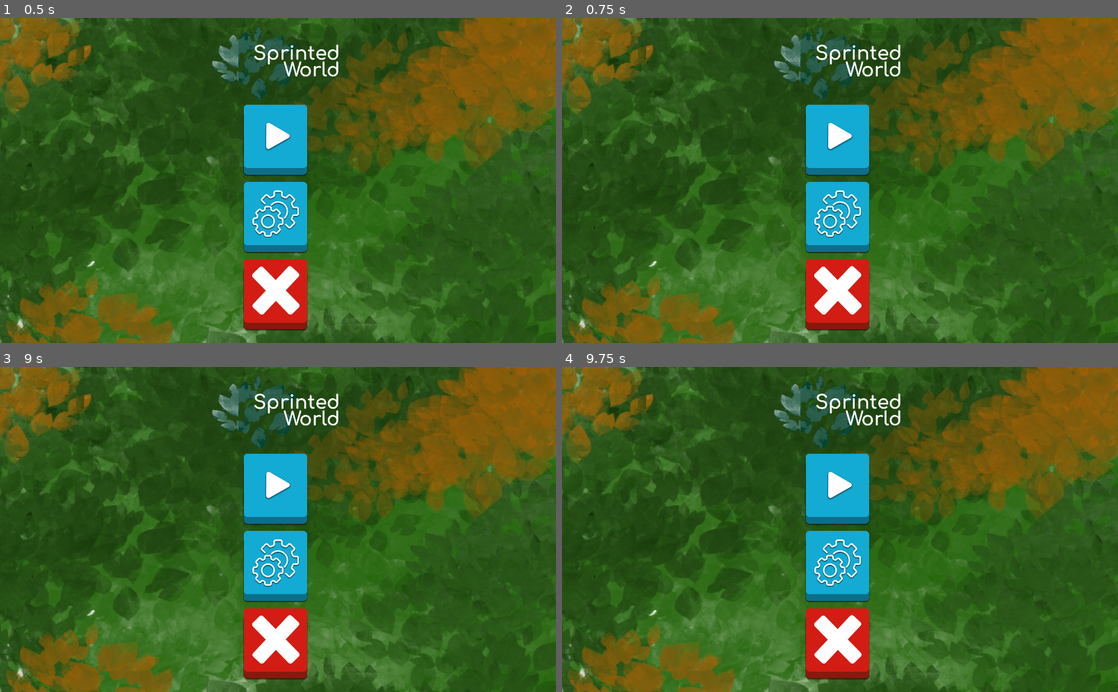
Above: before the commit, frames 1-4 (two rows, left to right).
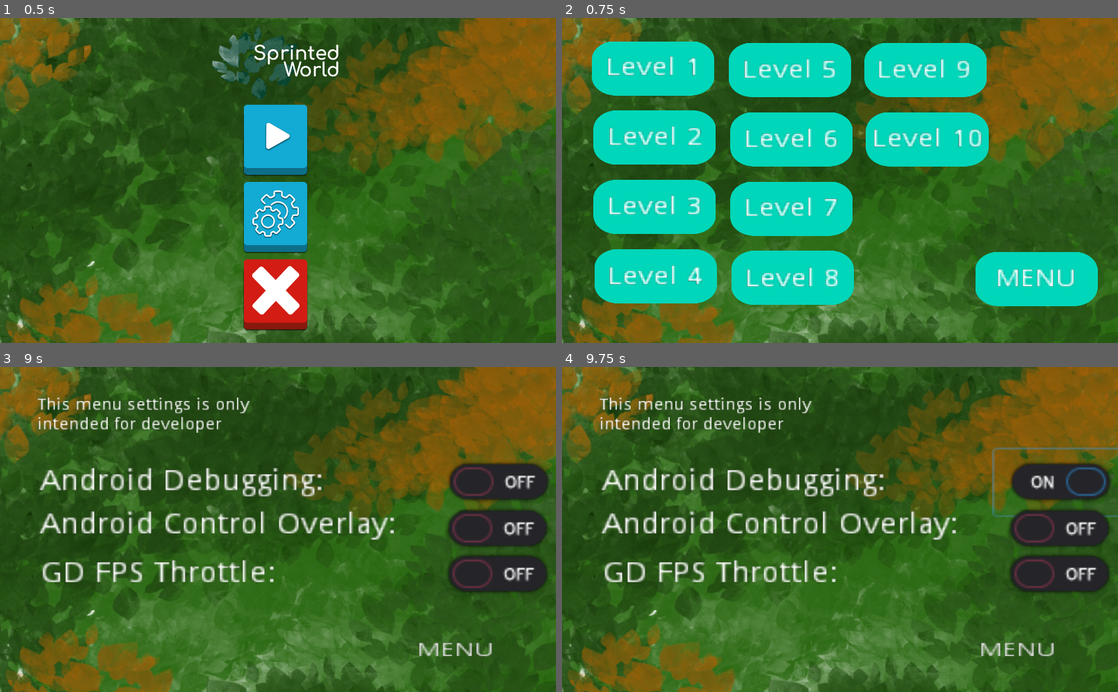
Above: after the commit, the same moments.

Repository: vector-on-github/sprinted-world-game
Game: Godot game, scene res://main_menu/Main Menu.tscn
The game is run twice, just before and just after one commit, with the same random seed, the same clock (stepped at 60 frames per second) and the same inputs.
Inputs (mouse positions are in pixels of both pictures, inside the frame that each line leads up to):
- Up to frame 1 (0.5 s): no input
- Up to frame 2 (0.75 s): click (840, 141) at 0.5 s
- Up to frame 3 (9 s): click (94, 487) at 1.25 s, where only the run after the commit has a clickable "Level 2"; click (94, 555) at 2 s, where only the run after the commit has a clickable "Level 3"; click (94, 627) at 2.75 s, where only the run after the commit has a clickable "Level 4"; click (227, 419) at 3.5 s, where only the run after the commit has a clickable "Level 5"; click (227, 487) at 4.25 s, where only the run after the commit has a clickable "Level 6"; click (227, 558) at 5 s, where only the run after the commit has a clickable "Level 7"; click (227, 627) at 5.75 s, where only the run after the commit has a clickable "Level 8"; click (361, 419) at 6.5 s, where only the run after the commit has a clickable "Level 9"; click (366, 487) at 7.25 s, where only the run after the commit has a clickable "Level 10"; click (472, 627) at 8 s, where only the run after the commit has a clickable "MENU"; click (278, 565) at 8.75 s
- Up to frame 4 (9.75 s): click (1062, 484) at 9.52 s

Frame 1 is identical in both runs. In frame 2, 42% of the frame differs, in the area x 5-97%, y 2-97%; in frame 3, 20%; in frame 4, 20%.

Commit message:
Added Level Menu, settings for dev, exit is functional.

Diff:
--- /dev/null
+++ b/GAME/global_settings.gd
@@ -0,0 +1,5 @@
+extends Node
+
+export var soundsOn = false
+func _ready():
+	pass
--- /dev/null
+++ b/GAME/levels/Levels.gd
@@ -0,0 +1,22 @@
+extends Control
+
+
+# Declare member variables here. Examples:
+# var a = 2
+# var b = "text"
+
+
+# Called when the node enters the scene tree for the first time.
+func _ready():
+	pass # Replace with function body.
+
+
+# Called every frame. 'delta' is the elapsed time since the previous frame.
+#func _process(delta):
+#	pass
+
+
+func _on_backbtn_pressed():
+	get_tree().change_scene("res://main_menu/Main Menu.tscn")
+
+	pass # Replace with function body.
--- /dev/null
+++ b/GAME/levels/Levels.tscn
@@ -0,0 +1,331 @@
+[gd_scene load_steps=4 format=2]
+
+[ext_resource path="res://assets/background_main_menu.png" type="Texture" id=1]
+[ext_resource path="res://assets/Button-level/levelbuttonhd.png" type="Texture" id=2]
+[ext_resource path="res://levels/Levels.gd" type="Script" id=3]
+
+[node name="Levels" type="Control"]
+anchor_right = 1.0
+anchor_bottom = 1.0
+script = ExtResource( 3 )
+__meta__ = {
+"_edit_use_anchors_": true
+}
+
+[node name="TextureRect" type="TextureRect" parent="."]
+anchor_right = 1.0
+anchor_bottom = 1.0
+texture = ExtResource( 1 )
+__meta__ = {
+"_edit_use_anchors_": true
+}
+
+[node name="level_one" type="TextureButton" parent="."]
+margin_left = 55.3778
+margin_top = 43.0205
+margin_right = 405.378
+margin_bottom = 243.021
+rect_scale = Vector2( 0.644, 0.5 )
+texture_normal = ExtResource( 2 )
+texture_pressed = ExtResource( 2 )
+__meta__ = {
+"_edit_group_": true,
+"_edit_use_anchors_": false
+}
+
+[node name="Label" type="Label" parent="level_one"]
+anchor_left = 0.5
+anchor_top = 0.5
+anchor_right = 0.5
+anchor_bottom = 0.5
+margin_left = -134.855
+margin_top = -44.606
+margin_right = -87.8555
+margin_bottom = -30.606
+rect_scale = Vector2( 5.905, 6.426 )
+text = "Level 1"
+__meta__ = {
+"_edit_use_anchors_": false
+}
+
+[node name="level_two" type="TextureButton" parent="."]
+margin_left = 57.7145
+margin_top = 171.021
+margin_right = 407.715
+margin_bottom = 371.021
+rect_scale = Vector2( 0.644, 0.5 )
+texture_normal = ExtResource( 2 )
+texture_pressed = ExtResource( 2 )
+__meta__ = {
+"_edit_group_": true,
+"_edit_use_anchors_": false
+}
+
+[node name="Label" type="Label" parent="level_two"]
+anchor_left = 0.5
+anchor_top = 0.5
+anchor_right = 0.5
+anchor_bottom = 0.5
+margin_left = -134.931
+margin_top = -42.6064
+margin_right = -87.931
+margin_bottom = -28.6064
+rect_scale = Vector2( 5.905, 6.426 )
+text = "Level 2"
+__meta__ = {
+"_edit_use_anchors_": false
+}
+
+[node name="level_three" type="TextureButton" parent="."]
+margin_left = 57.939
+margin_top = 299.021
+margin_right = 407.939
+margin_bottom = 499.021
+rect_scale = Vector2( 0.644, 0.5 )
+texture_normal = ExtResource( 2 )
+texture_pressed = ExtResource( 2 )
+__meta__ = {
+"_edit_group_": true,
+"_edit_use_anchors_": false
+}
+
+[node name="Label" type="Label" parent="level_three"]
+anchor_left = 0.5
+anchor_top = 0.5
+anchor_right = 0.5
+anchor_bottom = 0.5
+margin_left = -136.447
+margin_top = -43.0
+margin_right = -89.4472
+margin_bottom = -29.0
+rect_scale = Vector2( 5.905, 6.426 )
+text = "Level 3"
+__meta__ = {
+"_edit_use_anchors_": false
+}
+
+[node name="level_four" type="TextureButton" parent="."]
+margin_left = 59.8268
+margin_top = 427.245
+margin_right = 409.827
+margin_bottom = 627.245
+rect_scale = Vector2( 0.644, 0.5 )
+texture_normal = ExtResource( 2 )
+texture_pressed = ExtResource( 2 )
+__meta__ = {
+"_edit_group_": true,
+"_edit_use_anchors_": false
+}
+
+[node name="Label" type="Label" parent="level_four"]
+anchor_left = 0.5
+anchor_top = 0.5
+anchor_right = 0.5
+anchor_bottom = 0.5
+margin_left = -138.037
+margin_top = -40.6064
+margin_right = -91.0366
+margin_bottom = -26.6064
+rect_scale = Vector2( 5.905, 6.426 )
+text = "Level 4"
+__meta__ = {
+"_edit_use_anchors_": false
+}
+
+[node name="level_five" type="TextureButton" parent="."]
+margin_left = 307.362
+margin_top = 45.5403
+margin_right = 657.362
+margin_bottom = 245.54
+rect_scale = Vector2( 0.644, 0.5 )
+texture_normal = ExtResource( 2 )
+texture_pressed = ExtResource( 2 )
+__meta__ = {
+"_edit_group_": true,
+"_edit_use_anchors_": false
+}
+
+[node name="Label" type="Label" parent="level_five"]
+anchor_left = 0.5
+anchor_top = 0.5
+anchor_right = 0.5
+anchor_bottom = 0.5
+margin_left = -136.408
+margin_top = -40.606
+margin_right = -89.4082
+margin_bottom = -26.606
+rect_scale = Vector2( 5.905, 6.426 )
+text = "Level 5"
+__meta__ = {
+"_edit_use_anchors_": false
+}
+
+[node name="level_six" type="TextureButton" parent="."]
+margin_left = 309.699
+margin_top = 173.54
+margin_right = 659.699
+margin_bottom = 373.54
+rect_scale = Vector2( 0.644, 0.5 )
+texture_normal = ExtResource( 2 )
+texture_pressed = ExtResource( 2 )
+__meta__ = {
+"_edit_group_": true,
+"_edit_use_anchors_": false
+}
+
+[node name="Label" type="Label" parent="level_six"]
+anchor_left = 0.5
+anchor_top = 0.5
+anchor_right = 0.5
+anchor_bottom = 0.5
+margin_left = -136.484
+margin_top = -40.6064
+margin_right = -89.4838
+margin_bottom = -26.6064
+rect_scale = Vector2( 5.905, 6.426 )
+text = "Level 6"
+__meta__ = {
+"_edit_use_anchors_": false
+}
+
+[node name="level_seven" type="TextureButton" parent="."]
+margin_left = 309.923
+margin_top = 301.54
+margin_right = 659.923
+margin_bottom = 501.54
+rect_scale = Vector2( 0.644, 0.5 )
+texture_normal = ExtResource( 2 )
+texture_pressed = ExtResource( 2 )
+__meta__ = {
+"_edit_group_": true,
+"_edit_use_anchors_": false
+}
+
+[node name="Label" type="Label" parent="level_seven"]
+anchor_left = 0.5
+anchor_top = 0.5
+anchor_right = 0.5
+anchor_bottom = 0.5
+margin_left = -136.447
+margin_top = -43.0
+margin_right = -89.4472
+margin_bottom = -29.0
+rect_scale = Vector2( 5.905, 6.426 )
+text = "Level 7"
+__meta__ = {
+"_edit_use_anchors_": false
+}
+
+[node name="level_eight" type="TextureButton" parent="."]
+margin_left = 311.811
+margin_top = 429.765
+margin_right = 661.811
+margin_bottom = 629.765
+rect_scale = Vector2( 0.644, 0.5 )
+texture_normal = ExtResource( 2 )
+texture_pressed = ExtResource( 2 )
+__meta__ = {
+"_edit_group_": true,
+"_edit_use_anchors_": false
+}
+
+[node name="Label" type="Label" parent="level_eight"]
+anchor_left = 0.5
+anchor_top = 0.5
+anchor_right = 0.5
+anchor_bottom = 0.5
+margin_left = -136.484
+margin_top = -38.6064
+margin_right = -89.4838
+margin_bottom = -24.6064
+rect_scale = Vector2( 5.905, 6.426 )
+text = "Level 8"
+__meta__ = {
+"_edit_use_anchors_": false
+}
+
+[node name="level_nine" type="TextureButton" parent="."]
+margin_left = 557.362
+margin_top = 45.5403
+margin_right = 907.362
+margin_bottom = 245.54
+rect_scale = Vector2( 0.644, 0.5 )
+texture_normal = ExtResource( 2 )
+texture_pressed = ExtResource( 2 )
+__meta__ = {
+"_edit_group_": true,
+"_edit_use_anchors_": false
+}
+
+[node name="Label" type="Label" parent="level_nine"]
+anchor_left = 0.5
+anchor_top = 0.5
+anchor_right = 0.5
+anchor_bottom = 0.5
+margin_left = -139.514
+margin_top = -40.606
+margin_right = -92.5139
+margin_bottom = -26.606
+rect_scale = Vector2( 5.905, 6.426 )
+text = "Level 9"
+__meta__ = {
+"_edit_use_anchors_": false
+}
+
+[node name="level_ten" type="TextureButton" parent="."]
+margin_left = 559.699
+margin_top = 173.54
+margin_right = 909.699
+margin_bottom = 373.54
+rect_scale = Vector2( 0.644, 0.5 )
+texture_normal = ExtResource( 2 )
+texture_pressed = ExtResource( 2 )
+__meta__ = {
+"_edit_group_": true,
+"_edit_use_anchors_": false
+}
+
+[node name="Label" type="Label" parent="level_ten"]
+anchor_left = 0.5
+anchor_top = 0.5
+anchor_right = 0.5
+anchor_bottom = 0.5
+margin_left = -158.223
+margin_top = -42.6064
+margin_right = -104.223
+margin_bottom = -28.6064
+rect_scale = Vector2( 5.905, 6.426 )
+text = "Level 10"
+__meta__ = {
+"_edit_use_anchors_": false
+}
+
+[node name="backbtn" type="TextureButton" parent="."]
+margin_left = 760.997
+margin_top = 432.049
+margin_right = 1111.0
+margin_bottom = 632.049
+rect_scale = Vector2( 0.644, 0.5 )
+texture_normal = ExtResource( 2 )
+texture_pressed = ExtResource( 2 )
+__meta__ = {
+"_edit_group_": true,
+"_edit_use_anchors_": false
+}
+
+[node name="Label" type="Label" parent="backbtn"]
+anchor_left = 0.5
+anchor_top = 0.5
+anchor_right = 0.5
+anchor_bottom = 0.5
+margin_left = -158.223
+margin_top = -42.6064
+margin_right = -104.223
+margin_bottom = -28.6064
+rect_scale = Vector2( 5.905, 6.426 )
+text = "MENU"
+align = 1
+__meta__ = {
+"_edit_use_anchors_": false
+}
+[connection signal="pressed" from="backbtn" to="." method="_on_backbtn_pressed"]
--- /dev/null
+++ b/GAME/main_menu/Main Menu.gd
@@ -0,0 +1,31 @@
+extends Control
+
+# Declare member variables here. Examples:
+# var a = 2
+# var b = "text"
+
+# Called when the node enters the scene tree for the first time.
+func _ready():
+	var sound = get_node("AudioStreamPlayer")
+	sound.playing = true
+
+	pass # Replace with function body.
+
+
+# Called every frame. 'delta' is the elapsed time since the previous frame.
+#func _process(delta):
+#	pass
+
+
+func _on_playbtn_pressed():
+	get_tree().change_scene("res://levels/Levels.tscn") # Replace with function body.
+
+
+func _on_settingsbtn_pressed():
+	get_tree().change_scene("res://settings/Settings.tscn")
+	pass # Replace with function body.
+
+
+func _on_exitbtn_pressed():
+	get_tree().quit()
+	pass # Replace with function body.
--- a/GAME/main_menu/Main Menu.tscn
+++ b/GAME/main_menu/Main Menu.tscn
@@ -8,10 +8,13 @@
 [ext_resource path="res://assets/Button-exit/button-exit-pressed.png" type="Texture" id=6]
 [ext_resource path="res://assets/game logo.png" type="Texture" id=7]
 [ext_resource path="res://assets/background_main_menu.png" type="Texture" id=8]
+[ext_resource path="res://assets/mainmenu.ogg" type="AudioStream" id=9]
+[ext_resource path="res://main_menu/Main Menu.gd" type="Script" id=10]
 
 [node name="Main Menu" type="Control"]
 anchor_right = 1.0
 anchor_bottom = 1.0
+script = ExtResource( 10 )
 __meta__ = {
 "_edit_use_anchors_": false
 }
@@ -92,3 +95,10 @@
 margin_bottom = 200.0
 texture_normal = ExtResource( 2 )
 texture_pressed = ExtResource( 6 )
+
+[node name="AudioStreamPlayer" type="AudioStreamPlayer" parent="."]
+stream = ExtResource( 9 )
+volume_db = -21.444
+[connection signal="pressed" from="MarginContainer/CenterContainer/VBoxContainer/play_center_container/playbtn" to="." method="_on_playbtn_pressed"]
+[connection signal="pressed" from="MarginContainer/CenterContainer/VBoxContainer/settings_center_container/settingsbtn" to="." method="_on_settingsbtn_pressed"]
+[connection signal="pressed" from="MarginContainer/CenterContainer/VBoxContainer/exit_center_container/exitbtn" to="." method="_on_exitbtn_pressed"]
--- a/GAME/project.godot
+++ b/GAME/project.godot
@@ -19,6 +19,10 @@
 run/main_scene="res://main_menu/Main Menu.tscn"
 config/icon="res://icon.png"
 
+[autoload]
+
+GlobalSettings="*res://global_settings.gd"
+
 [display]
 
 window/stretch/mode="2d"
@@ -26,5 +30,6 @@
 
 [rendering]
 
+quality/voxel_cone_tracing/high_quality=true
 environment/default_clear_color=Color( 0.0784314, 0.0431373, 0.137255, 1 )
 environment/default_environment="res://default_env.tres"
--- /dev/null
+++ b/GAME/settings/Settings.gd
@@ -0,0 +1,21 @@
+extends Control
+
+
+# Declare member variables here. Examples:
+# var a = 2
+# var b = "text"
+
+
+# Called when the node enters the scene tree for the first time.
+func _ready():
+	pass # Replace with function body.
+
+
+# Called every frame. 'delta' is the elapsed time since the previous frame.
+#func _process(delta):
+#	pass
+
+
+func _on_Button_pressed():
+	get_tree().change_scene("res://main_menu/Main Menu.tscn")
+	pass # Replace with function body.
--- /dev/null
+++ b/GAME/settings/Settings.tscn
@@ -0,0 +1,109 @@
+[gd_scene load_steps=3 format=2]
+
+[ext_resource path="res://assets/background_main_menu.png" type="Texture" id=1]
+[ext_resource path="res://settings/Settings.gd" type="Script" id=2]
+
+[node name="Settings" type="Control"]
+anchor_right = 1.0
+anchor_bottom = 1.0
+script = ExtResource( 2 )
+__meta__ = {
+"_edit_use_anchors_": true
+}
+
+[node name="TextureRect" type="TextureRect" parent="."]
+margin_right = 1080.0
+margin_bottom = 720.0
+texture = ExtResource( 1 )
+__meta__ = {
+"_edit_use_anchors_": false
+}
+
+[node name="Label2" type="Label" parent="."]
+margin_left = 69.0
+margin_top = 56.0
+margin_right = 283.0
+margin_bottom = 87.0
+rect_scale = Vector2( 2.322, 2.125 )
+text = "This menu settings is only intended for developer"
+autowrap = true
+__meta__ = {
+"_edit_use_anchors_": false
+}
+
+[node name="CheckButton" type="CheckButton" parent="."]
+margin_left = 796.124
+margin_top = 151.964
+margin_right = 872.124
+margin_bottom = 191.964
+rect_scale = Vector2( 3.313, 3.06 )
+__meta__ = {
+"_edit_use_anchors_": false
+}
+
+[node name="CheckButton2" type="CheckButton" parent="."]
+margin_left = 793.746
+margin_top = 237.587
+margin_right = 869.746
+margin_bottom = 277.587
+rect_scale = Vector2( 3.313, 3.06 )
+__meta__ = {
+"_edit_use_anchors_": false
+}
+
+[node name="CheckButton3" type="CheckButton" parent="."]
+margin_left = 793.746
+margin_top = 321.587
+margin_right = 869.746
+margin_bottom = 361.587
+rect_scale = Vector2( 3.313, 3.06 )
+__meta__ = {
+"_edit_use_anchors_": false
+}
+
+[node name="Label" type="Label" parent="."]
+margin_left = 73.8621
+margin_top = 186.37
+margin_right = 202.862
+margin_bottom = 200.37
+rect_scale = Vector2( 4.182, 3.812 )
+text = "Android Debugging: "
+__meta__ = {
+"_edit_use_anchors_": false
+}
+
+[node name="Label3" type="Label" parent="."]
+margin_left = 73.9973
+margin_top = 266.236
+margin_right = 234.997
+margin_bottom = 280.236
+rect_scale = Vector2( 4.182, 3.812 )
+text = "Android Control Overlay: "
+__meta__ = {
+"_edit_use_anchors_": false
+}
+
+[node name="Label4" type="Label" parent="."]
+margin_left = 73.9974
+margin_top = 356.236
+margin_right = 234.997
+margin_bottom = 370.236
+rect_scale = Vector2( 4.182, 3.812 )
+text = "GD FPS Throttle: "
+__meta__ = {
+"_edit_use_anchors_": false
+}
+
+[node name="Button" type="Button" parent="."]
+margin_left = 666.0
+margin_top = 459.0
+margin_right = 761.0
+margin_bottom = 512.0
+rect_scale = Vector2( 3.637, 2.501 )
+text = "MENU"
+flat = true
+clip_text = true
+__meta__ = {
+"_edit_use_anchors_": false
+}
+[connection signal="pressed" from="Button" to="." method="_on_Button_pressed"]
Binary file added: GAME/assets/Button-level/levelbutton.png
Not shown, added: GAME/assets/Button-level/levelbutton.png.import
Binary file added: GAME/assets/Button-level/levelbuttonhd.png
Not shown, added: GAME/assets/Button-level/levelbuttonhd.png.import
Not shown, added: GAME/assets/mainmenu.ogg.import
Not shown: 1 places in GAME/main_menu/Main Menu.tscn that only renumber resources
Not shown, added: GAME/assets/mainmenu.ogg
